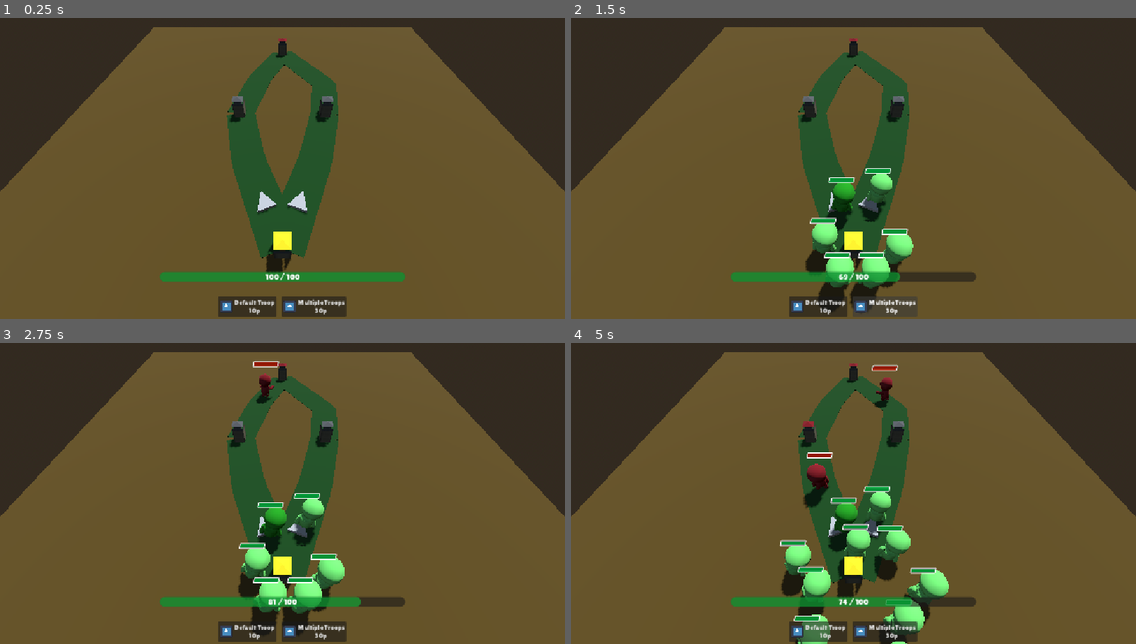
Above: before the commit, frames 1-4 (two rows, left to right).
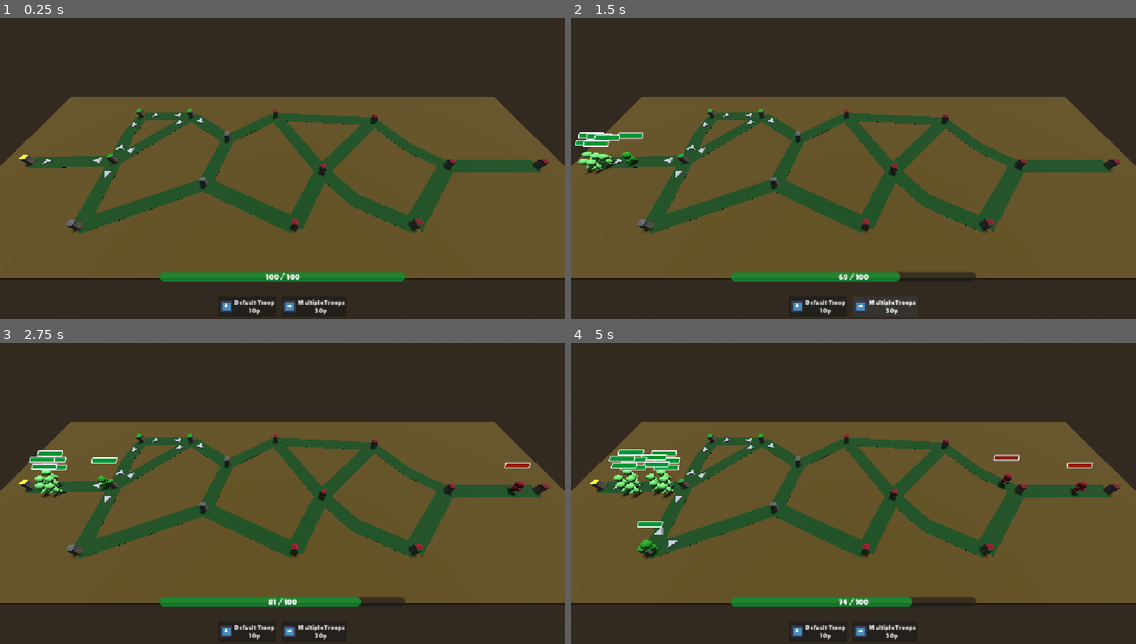
Above: after the commit, the same moments.

Repository: redd096/CrossCommunityGameJam2026
Game: Godot game, scene res://Scenes/game_scene_2.tscn
The game is run twice, just before and just after one commit, with the same random seed, the same clock (stepped at 60 frames per second) and the same inputs. Before the commit the project starts from res://Scenes/game_scene.tscn. The engine's default icon, where the game draws it, is replaced by a stand-in: a white triangle on a blue panel in a dark square.
Inputs (mouse positions are in pixels of both pictures, inside the frame that each line leads up to):
- Up to frame 1 (0.25 s): no input
- Up to frame 2 (1.5 s): click "Default Troop 10p" at 0.5 s; click "Multiple Troops 30p" at 1.25 s
- Up to frame 3 (2.75 s): move the mouse to (406, 469) at 2.02 s; hold Right (ui_right) from 2.03 s (still down); click (406, 469) at 2.17 s
- Up to frame 4 (5 s): move the mouse to (740, 502) at 2.77 s; release Right (ui_right) at 2.78 s; hold Down (ui_down) 2.78-3.53 s; tap Enter (ui_accept) at 3.02, 4.52 s; move the mouse to (910, 415) at 3.52 s; hold Right (ui_right) 3.53-4.28 s; move the mouse to (825, 547) at 4.27 s; hold Up (ui_up) from 4.28 s (still down); click (825, 547) at 4.42 s

The runs differ from the first frame. In frame 1, 39% of the frame differs, in the area x 0-100%, y 3-100%; in frame 2, 41%; in frame 3, 42%; in frame 4, 44%.

Commit message:
updated main scene

Diff:
--- a/project.godot
+++ b/project.godot
@@ -11,7 +11,7 @@
 [application]
 
 config/name="CrossCommunityGameJam2026"
-run/main_scene="uid://ch36qusum644r"
+run/main_scene="uid://ht3dtcbslfpr"
 config/features=PackedStringArray("4.7", "GL Compatibility")
 config/icon="res://icon.svg"
 
